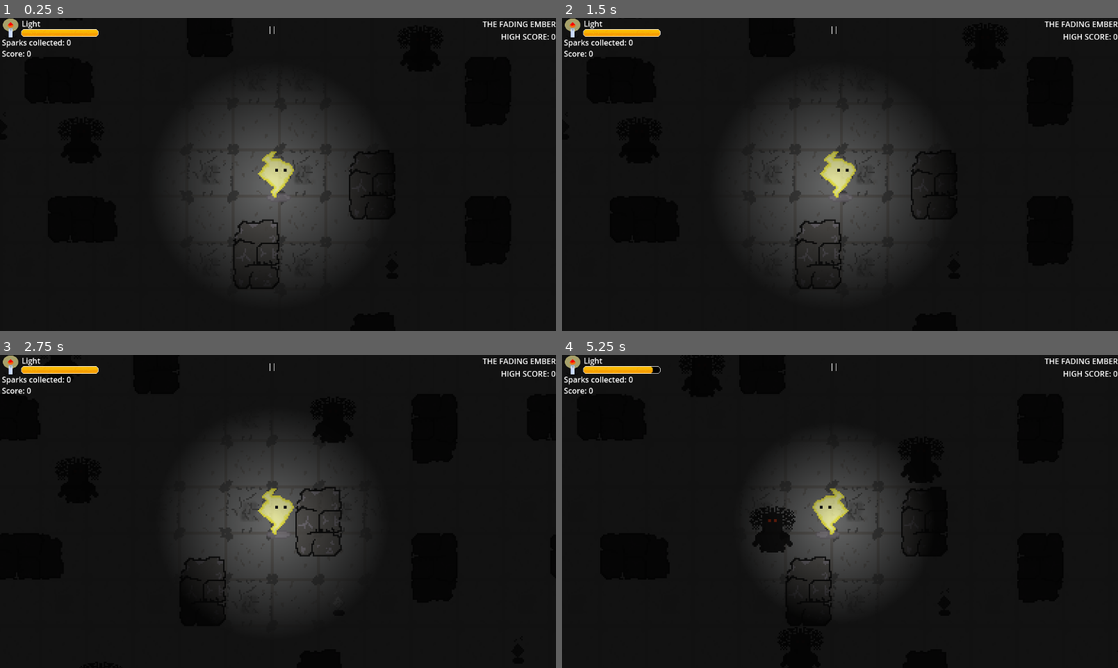
Above: before the commit, frames 1-4 (two rows, left to right).
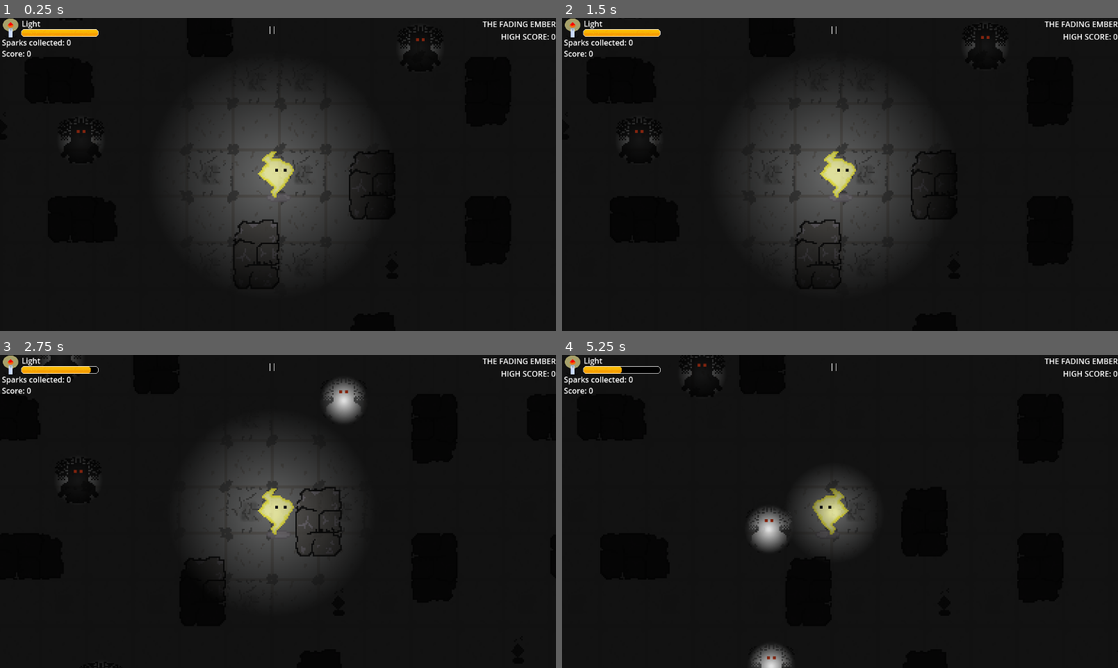
Above: after the commit, the same moments.

Repository: maltech0005-tech/The-Fading-Ember
Game: Godot game, scene res://scenes/game.tscn
Two runs of this game, one before a commit and one after it. Both use one fixed random seed, a clock stepped at 60 frames per second and the inputs below.
Inputs:
- Up to frame 1 (0.25 s): no input
- Up to frame 2 (1.5 s): click "||" at 0.5 s; click "Restart" at 1.25 s
- Up to frame 3 (2.75 s): tap Enter at 2 s; hold Right (right) from 2.03 s (still down); tap Alt at 2.1 s
- Up to frame 4 (5.25 s): release Right (right) at 2.78 s; hold Down (down) 2.78-3.53 s; tap Shift at 2.85, 4.35 s; hold Right (right) 3.53-4.28 s; tap Alt at 3.6, 5.1 s; hold Up (up) 4.28-5.03 s; hold Left (left) from 5.03 s (still down)

The runs differ from the first frame. In frame 1, 0.1% of the frame differs, in the area x 11-79%, y 3-41%; in frame 2, 0.1%; in frame 3, 1.0%; in frame 4, 8.1%, in the area x 10-64%, y 0-100%.

Commit message:
added enemy death, spark now disappears on contact then comes back after 15s
now enemy dies with, and respawned after a time interval, added a point light on enemy for the red eye visibility, fixed the left and right movements with the WASD.

Diff:
--- a/scenes/enemy.tscn
+++ b/scenes/enemy.tscn
@@ -1,7 +1,45 @@
-[gd_scene load_steps=5 format=3 uid="uid://cohiqpndtgam"]
+[gd_scene load_steps=11 format=3 uid="uid://cohiqpndtgam"]
 
 [ext_resource type="Texture2D" uid="uid://d6hcv7mic1ak" path="res://assests/enemy1.png" id="1_7p1mj"]
 [ext_resource type="Script" uid="uid://dobxisu70v4up" path="res://script/enemy.gd" id="1_md0e3"]
+[ext_resource type="Texture2D" uid="uid://dqc8c0uvks428" path="res://assests/enemy1_dead.png" id="2_4ra3w"]
+
+[sub_resource type="AtlasTexture" id="AtlasTexture_c4w8v"]
+atlas = ExtResource("1_7p1mj")
+region = Rect2(0, 0, 32, 32)
+
+[sub_resource type="AtlasTexture" id="AtlasTexture_5uy6h"]
+atlas = ExtResource("2_4ra3w")
+region = Rect2(0, 0, 32, 32)
+
+[sub_resource type="SpriteFrames" id="SpriteFrames_xwavj"]
+animations = [{
+"frames": [{
+"duration": 1.0,
+"texture": SubResource("AtlasTexture_c4w8v")
+}],
+"loop": true,
+"name": &"alive",
+"speed": 5.0
+}, {
+"frames": [{
+"duration": 1.0,
+"texture": SubResource("AtlasTexture_5uy6h")
+}],
+"loop": true,
+"name": &"dead",
+"speed": 5.0
+}]
+
+[sub_resource type="Gradient" id="Gradient_4ra3w"]
+offsets = PackedFloat32Array(0.036036037, 1)
+colors = PackedColorArray(1, 1, 1, 1, 0, 0, 0, 1)
+
+[sub_resource type="GradientTexture2D" id="GradientTexture2D_5uy6h"]
+gradient = SubResource("Gradient_4ra3w")
+fill = 1
+fill_from = Vector2(0.5, 0.5)
+fill_to = Vector2(0, 0.5)
 
 [sub_resource type="CircleShape2D" id="CircleShape2D_md0e3"]
 radius = 17.5
@@ -12,11 +50,18 @@
 [node name="Enemy" type="CharacterBody2D"]
 script = ExtResource("1_md0e3")
 
-[node name="AnimatedSprite2D" type="Sprite2D" parent="."]
-texture = ExtResource("1_7p1mj")
+[node name="sprite" type="AnimatedSprite2D" parent="."]
+sprite_frames = SubResource("SpriteFrames_xwavj")
+animation = &"alive"
+autoplay = "alive"
 
-[node name="CollisionShape2D" type="CollisionShape2D" parent="."]
-position = Vector2(0.5, 1)
+[node name="PointLight2D" type="PointLight2D" parent="sprite"]
+position = Vector2(0, -0.04313469)
+scale = Vector2(0.5463546, 0.563977)
+texture = SubResource("GradientTexture2D_5uy6h")
+
+[node name="body_collision" type="CollisionShape2D" parent="."]
+position = Vector2(-0.10152435, -0.14466095)
 shape = SubResource("CircleShape2D_md0e3")
 
 [node name="NavigationAgent2D" type="NavigationAgent2D" parent="."]
@@ -24,8 +69,14 @@
 [node name="Area2D" type="Area2D" parent="."]
 visible = false
 
-[node name="CollisionShape2D" type="CollisionShape2D" parent="Area2D"]
+[node name="area_collision" type="CollisionShape2D" parent="Area2D"]
 shape = SubResource("CircleShape2D_4ra3w")
+
+[node name="death_timer" type="Timer" parent="."]
+
+[node name="revival_timer" type="Timer" parent="."]
 
 [connection signal="body_entered" from="Area2D" to="." method="_on_area_2d_body_entered"]
 [connection signal="body_exited" from="Area2D" to="." method="_on_area_2d_body_exited"]
+[connection signal="timeout" from="death_timer" to="." method="_on_death_timer_timeout"]
+[connection signal="timeout" from="revival_timer" to="." method="_on_revival_timer_timeout"]
--- a/scenes/player.tscn
+++ b/scenes/player.tscn
@@ -34,6 +34,7 @@
 radius = 16.124516
 
 [sub_resource type="CircleShape2D" id="CircleShape2D_g2els"]
+radius = 82.07501
 
 [node name="player" type="CharacterBody2D"]
 script = ExtResource("1_g2els")
@@ -43,6 +44,7 @@
 sprite_frames = SubResource("SpriteFrames_qhqgy")
 
 [node name="PointLight2D" type="PointLight2D" parent="sprite"]
+position = Vector2(-0.27592468, -7.1502104)
 texture = SubResource("GradientTexture2D_qhqgy")
 
 [node name="CollisionShape2D" type="CollisionShape2D" parent="."]
@@ -51,6 +53,8 @@
 
 [node name="range" type="Area2D" parent="."]
 
-[node name="CollisionShape2D" type="CollisionShape2D" parent="range"]
-position = Vector2(-3, 1.5)
+[node name="collide_range" type="CollisionShape2D" parent="range"]
+position = Vector2(-3.067894, 1.9191332)
 shape = SubResource("CircleShape2D_g2els")
+
+[connection signal="body_entered" from="range" to="." method="_on_range_body_entered"]
--- a/scenes/spark.tscn
+++ b/scenes/spark.tscn
@@ -18,3 +18,4 @@
 [node name="Timer" type="Timer" parent="."]
 
 [connection signal="body_entered" from="." to="." method="_on_body_entered"]
+[connection signal="timeout" from="Timer" to="." method="_on_timer_timeout"]
--- a/script/enemy.gd
+++ b/script/enemy.gd
@@ -4,12 +4,17 @@
 @export var move_speed := 30.0
 @export var repath_interval := 0.5
 @export var knockback_decay := 0.1
+@onready var sprite: AnimatedSprite2D = $sprite
 
 var knockback_velocity := Vector2.ZERO
 var repath_timer :float = 0.0
 var player = null
 var player_in_range = false
 
+@onready var body_collision: CollisionShape2D = $body_collision
+@onready var area_collision: CollisionShape2D = $Area2D/area_collision
+@onready var death_timer: Timer = $death_timer
+@onready var revival_timer: Timer = $revival_timer
 
 func _ready() -> void:
 	add_to_group("enemies")
@@ -51,3 +56,21 @@
 func _on_area_2d_body_exited(body: Node2D) -> void:
 	if body.is_in_group("player"):
 		player_in_range=false
+
+func die():
+	sprite.play("dead")
+	body_collision.set_deferred("disabled", true)
+	area_collision.set_deferred("disabled", true)
+	velocity=Vector2.ZERO
+	death_timer.start(1)
+
+func _on_death_timer_timeout() -> void:
+	sprite.visible=false
+	revival_timer.start(1)
+
+func _on_revival_timer_timeout() -> void:
+	sprite.play("alive")
+	sprite.visible=true
+	body_collision.set_deferred("disabled", false)
+	area_collision.set_deferred("disabled", false)
+	sprite.visible=true
--- a/script/game.gd
+++ b/script/game.gd
@@ -50,7 +50,7 @@
 		health.play("0")
 
 func game_over():
-	if life<0:
+	if life==0:
 		gameover.visible=true
 		paused_menu.visible=false
 		game_over_menu.visible=true
--- a/script/player.gd
+++ b/script/player.gd
@@ -2,17 +2,27 @@
 
 @onready var sprite: AnimatedSprite2D = $sprite
 @onready var point_light_2d: PointLight2D = $sprite/PointLight2D
+@onready var collide_range: CollisionShape2D = $range/collide_range
 
+var collision_radius:float=88.0
 const SPEED = 150.0
 var current_light: float=1.0
 
+var enemy = null
+
 func _ready() -> void:
 	add_to_group("player")
+	enemy=get_tree().get_first_node_in_group('enemies')
+
 
 func _physics_process(delta: float) -> void:
-	if current_light>0.0:
+	if current_light-0.05*delta<0.0:
+		current_light=0
+	else:
 		current_light-=0.05*delta
 		point_light_2d.texture_scale=current_light
+
+	collide_range.shape.radius=collision_radius*point_light_2d.texture_scale
 
 	# Handle jump.
 	var climb := Input.get_axis("up", "down")
@@ -22,7 +32,7 @@
 		velocity.y = move_toward(velocity.y, 0, SPEED)
 	# Get the input direction and handle the movement/deceleration.
 	# As good practice, you should replace UI actions with custom gameplay actions.
-	var direction := Input.get_axis("ui_left", "ui_right")
+	var direction := Input.get_axis("left", "right")
 	if direction:
 		velocity.x = direction * SPEED
 		if direction<0:
@@ -33,3 +43,8 @@
 		velocity.x = move_toward(velocity.x, 0, SPEED)
 
 	move_and_slide()
+
+func _on_range_body_entered(body: Node2D) -> void:
+	if body.is_in_group("enemies"):
+		body.die()
+		current_light-=0.1
--- a/script/spark.gd
+++ b/script/spark.gd
@@ -1,6 +1,7 @@
 extends Area2D
 var player = null
 @onready var timer: Timer = $Timer
+@onready var collision1: CollisionShape2D = $CollisionShape2D
 
 # Called when the node enters the scene tree for the first time.
 func _ready() -> void:
@@ -18,4 +19,10 @@
 		else:
 			player.current_light=player.current_light+0.2
 		Gamemanager.sparks+=1
-		queue_free()
+		collision1.set_deferred("disabled", true)
+		visible=false
+		timer.start(15)
+
+func _on_timer_timeout() -> void:
+	collision1.set_deferred("disabled", false)
+	visible=true
Binary file added: assests/enemy1_dead.ase
Binary file added: assests/enemy1_dead.png
Not shown, added: assests/enemy1_dead.png.import
